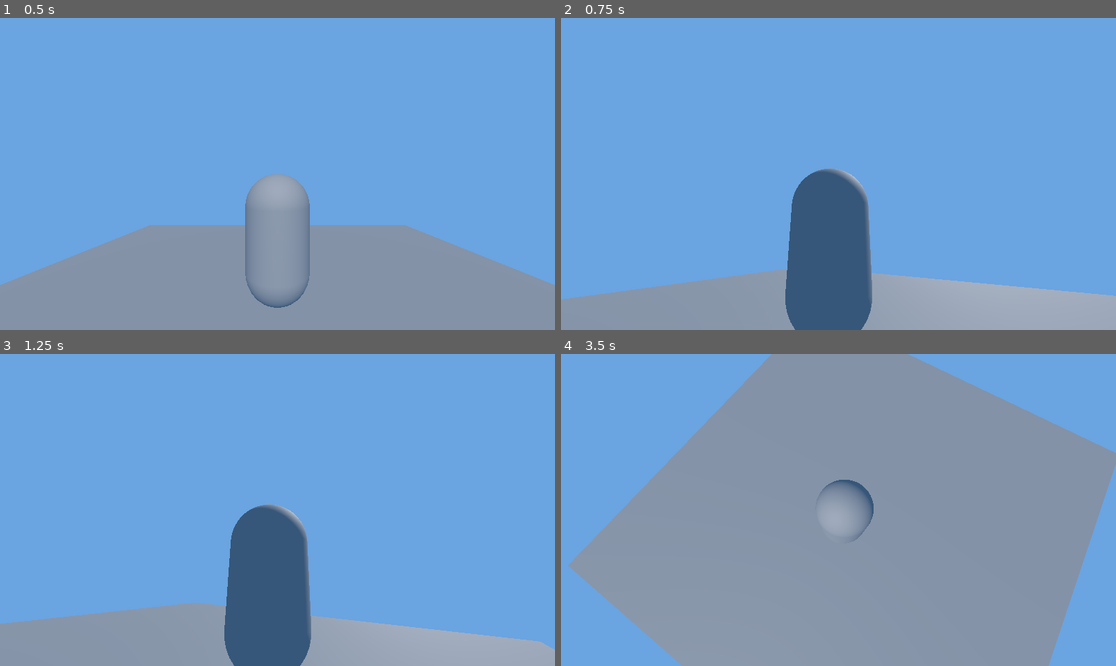
Above: before the commit, frames 1-4 (two rows, left to right).
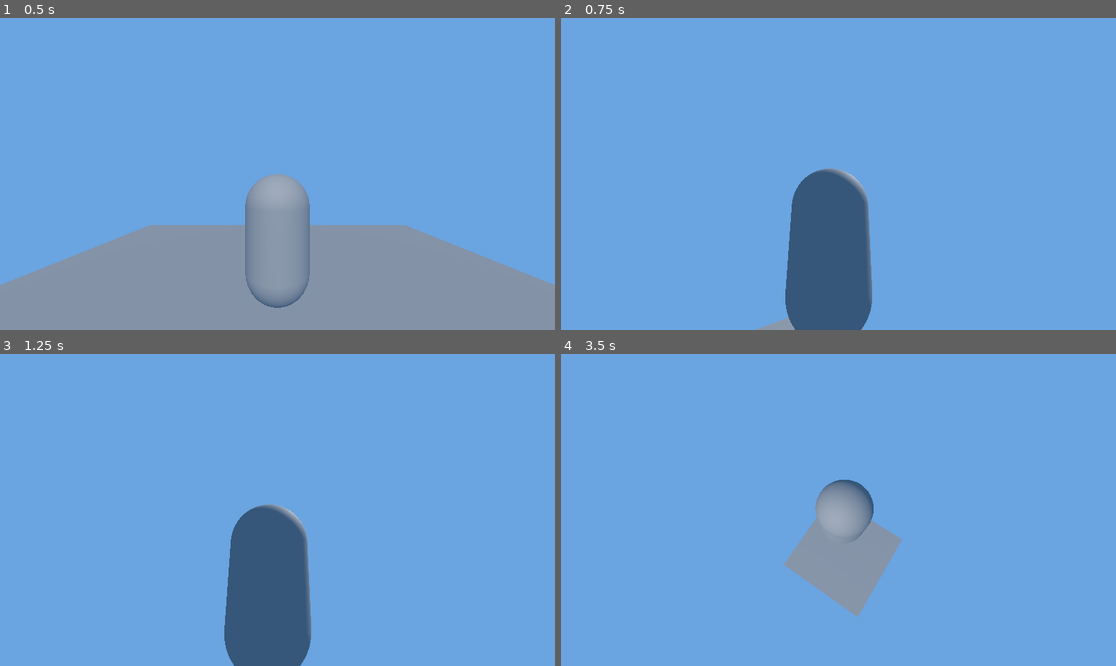
Above: after the commit, the same moments.

Repository: lewisjga/godot-learn
Game: Godot game, scene res://main.tscn
The game is run twice, just before and just after one commit, with the same random seed, the same clock (stepped at 60 frames per second) and the same inputs.
Inputs (mouse positions are in pixels of both pictures, inside the frame that each line leads up to):
- Up to frame 1 (0.5 s): no input
- Up to frame 2 (0.75 s): tap Enter (ui_accept) at 0.5, 0.6 s; move the mouse to (960, 158) at 0.52 s; hold Right (ui_right) from 0.53 s (still down)
- Up to frame 3 (1.25 s): keep holding Right (ui_right); tap Enter (ui_accept) at 0.77, 1.07 s
- Up to frame 4 (3.5 s): move the mouse to (727, 525) at 1.27 s; release Right (ui_right) at 1.28 s; hold Down (ui_down) 1.28-2.03 s; tap Enter (ui_accept) at 1.35, 1.52, 1.82, 2.1, 2.75, 2.85, 3.02, 3.32 s; move the mouse to (894, 441) at 2.02 s; hold Right (ui_right) 2.03-2.78 s; move the mouse to (810, 572) at 2.77 s; hold Up (ui_up) from 2.78 s (still down)

Frame 1 is identical in both runs. In frame 2, 12% of the frame differs, in the area x 0-100%, y 80-100%; in frame 3, 12%; in frame 4, 68%, in the area x 1-100%, y 0-100%.

Commit message:
Added player movement and camera controls

Diff:
--- a/player.gd
+++ b/player.gd
@@ -30,7 +30,6 @@
 func _physics_process(delta):
 	velocity.y += -gravity * delta
 	get_move_input(delta)
-
 	move_and_slide()
 
 
@@ -46,7 +45,12 @@
 func get_move_input(delta):
 	var vy = velocity.y
 	velocity.y = 0
+
 	var input = Input.get_vector("ui_left", "ui_right", "ui_up", "ui_down")
 	var dir = Vector3(input.x, 0, input.y).rotated(Vector3.UP, _camera_pivot.rotation.y)
 	velocity = lerp(velocity, dir * speed, acceleration * delta)
+
+	if Input.is_action_just_pressed("ui_accept"):
+		vy = jump_speed
+		jumping = true
 	velocity.y = vy
--- a/project.godot
+++ b/project.godot
@@ -15,6 +15,41 @@
 config/features=PackedStringArray("4.6", "Forward Plus")
 config/icon="res://icon.svg"
 
+[input]
+
+ui_left={
+"deadzone": 0.5,
+"events": [Object(InputEventKey,"resource_local_to_scene":false,"resource_name":"","device":0,"window_id":0,"alt_pressed":false,"shift_pressed":false,"ctrl_pressed":false,"meta_pressed":false,"pressed":false,"keycode":4194319,"physical_keycode":0,"key_label":0,"unicode":0,"location":0,"echo":false,"script":null)
+, Object(InputEventJoypadButton,"resource_local_to_scene":false,"resource_name":"","device":-1,"button_index":13,"pressure":0.0,"pressed":false,"script":null)
+, Object(InputEventJoypadMotion,"resource_local_to_scene":false,"resource_name":"","device":-1,"axis":0,"axis_value":-1.0,"script":null)
+, Object(InputEventKey,"resource_local_to_scene":false,"resource_name":"","device":-1,"window_id":0,"alt_pressed":false,"shift_pressed":false,"ctrl_pressed":false,"meta_pressed":false,"pressed":false,"keycode":0,"physical_keycode":65,"key_label":0,"unicode":97,"location":0,"echo":false,"script":null)
+]
+}
+ui_right={
+"deadzone": 0.5,
+"events": [Object(InputEventKey,"resource_local_to_scene":false,"resource_name":"","device":0,"window_id":0,"alt_pressed":false,"shift_pressed":false,"ctrl_pressed":false,"meta_pressed":false,"pressed":false,"keycode":4194321,"physical_keycode":0,"key_label":0,"unicode":0,"location":0,"echo":false,"script":null)
+, Object(InputEventJoypadButton,"resource_local_to_scene":false,"resource_name":"","device":-1,"button_index":14,"pressure":0.0,"pressed":false,"script":null)
+, Object(InputEventJoypadMotion,"resource_local_to_scene":false,"resource_name":"","device":-1,"axis":0,"axis_value":1.0,"script":null)
+, Object(InputEventKey,"resource_local_to_scene":false,"resource_name":"","device":0,"window_id":0,"alt_pressed":false,"shift_pressed":false,"ctrl_pressed":false,"meta_pressed":false,"pressed":false,"keycode":0,"physical_keycode":68,"key_label":0,"unicode":0,"location":0,"echo":false,"script":null)
+]
+}
+ui_up={
+"deadzone": 0.5,
+"events": [Object(InputEventKey,"resource_local_to_scene":false,"resource_name":"","device":0,"window_id":0,"alt_pressed":false,"shift_pressed":false,"ctrl_pressed":false,"meta_pressed":false,"pressed":false,"keycode":4194320,"physical_keycode":0,"key_label":0,"unicode":0,"location":0,"echo":false,"script":null)
+, Object(InputEventJoypadButton,"resource_local_to_scene":false,"resource_name":"","device":-1,"button_index":11,"pressure":0.0,"pressed":false,"script":null)
+, Object(InputEventJoypadMotion,"resource_local_to_scene":false,"resource_name":"","device":-1,"axis":1,"axis_value":-1.0,"script":null)
+, Object(InputEventKey,"resource_local_to_scene":false,"resource_name":"","device":-1,"window_id":0,"alt_pressed":false,"shift_pressed":false,"ctrl_pressed":false,"meta_pressed":false,"pressed":false,"keycode":0,"physical_keycode":87,"key_label":0,"unicode":119,"location":0,"echo":false,"script":null)
+]
+}
+ui_down={
+"deadzone": 0.5,
+"events": [Object(InputEventKey,"resource_local_to_scene":false,"resource_name":"","device":0,"window_id":0,"alt_pressed":false,"shift_pressed":false,"ctrl_pressed":false,"meta_pressed":false,"pressed":false,"keycode":4194322,"physical_keycode":0,"key_label":0,"unicode":0,"location":0,"echo":false,"script":null)
+, Object(InputEventJoypadButton,"resource_local_to_scene":false,"resource_name":"","device":-1,"button_index":12,"pressure":0.0,"pressed":false,"script":null)
+, Object(InputEventJoypadMotion,"resource_local_to_scene":false,"resource_name":"","device":-1,"axis":1,"axis_value":1.0,"script":null)
+, Object(InputEventKey,"resource_local_to_scene":false,"resource_name":"","device":-1,"window_id":0,"alt_pressed":false,"shift_pressed":false,"ctrl_pressed":false,"meta_pressed":false,"pressed":false,"keycode":0,"physical_keycode":83,"key_label":0,"unicode":115,"location":0,"echo":false,"script":null)
+]
+}
+
 [physics]
 
 3d/physics_engine="Jolt Physics"
